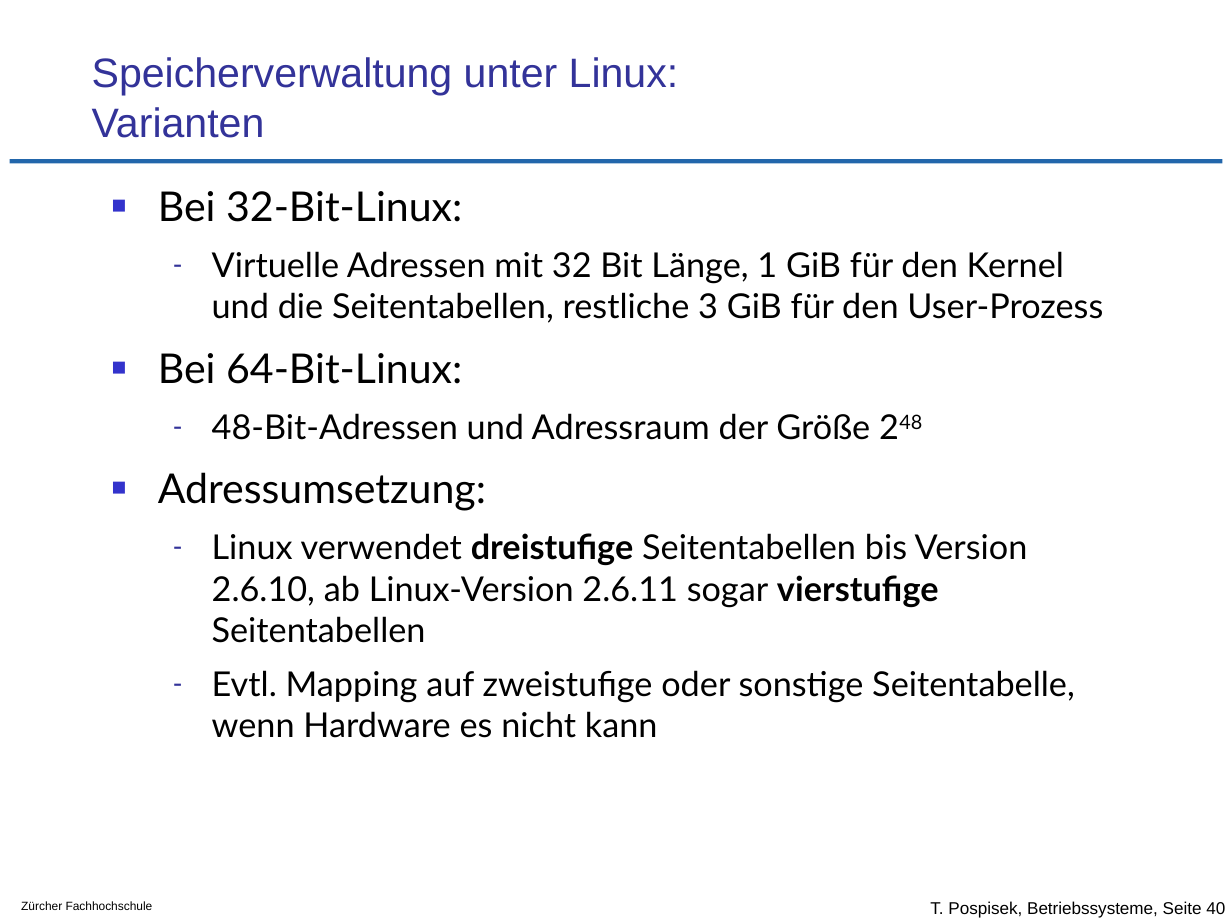
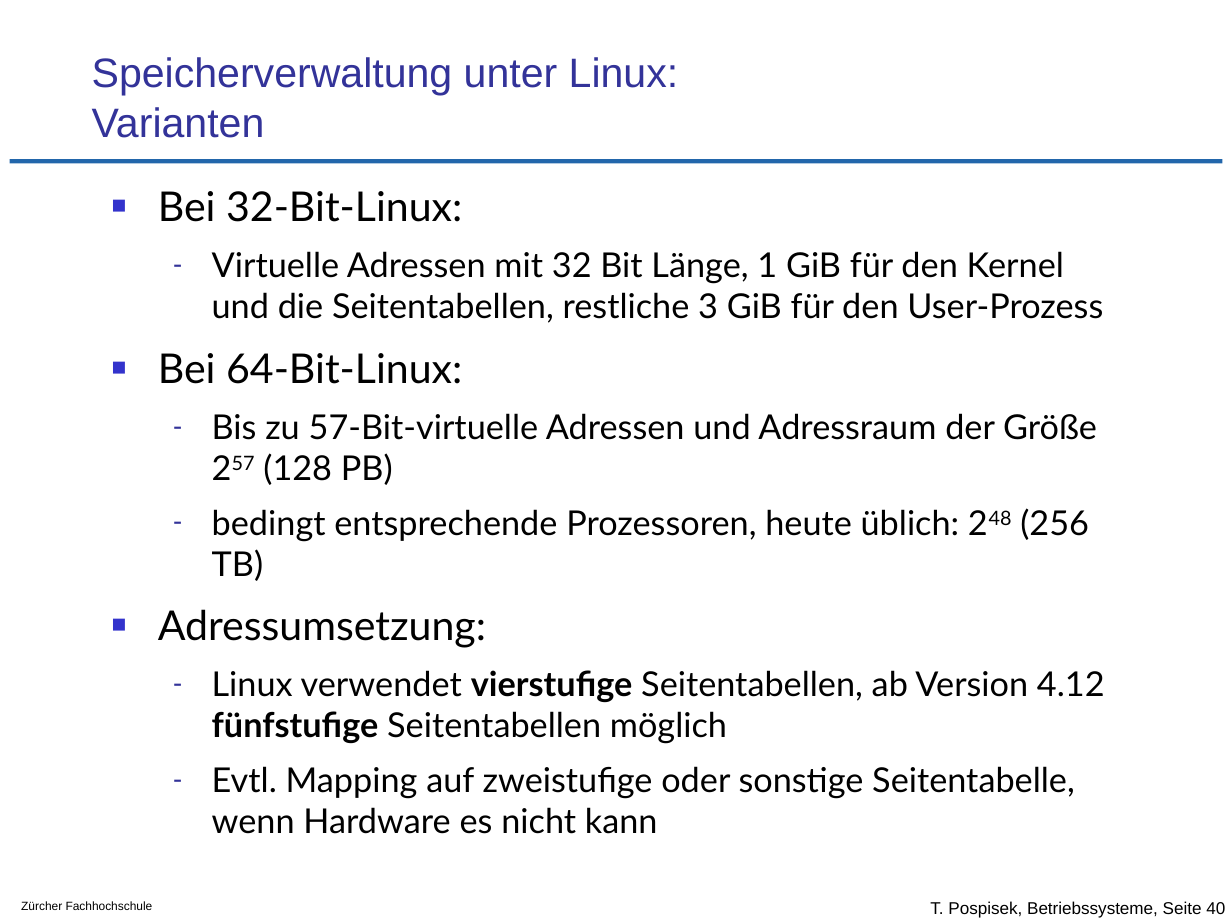
Before and after one commit to tpo/betriebssysteme, a slide deck: slide 40 of 11_Speicherverwaltung_Strategien.odp. Drawn at 1232x924 pixels with LibreOffice and Linux fonts; fonts in the diff are those of the drawing; background and template pictures are left out. Boxes give left, top, right and bottom in pixels: in the first picture for what was removed or moved away, otherwise in the second. Text is boxed around its words. In the diff, an @@ line names an element or a change of style, - is before the commit and + after.

Commit message:
an heute Page Table Tiefen angepasst

```diff
--- a/11_Speicherverwaltung_Strategien.odp
+++ b/11_Speicherverwaltung_Strategien.odp
@@ text at (212, 413, 1097, 581): text changed @@
-  – 48-Bit-Adressen und Adressraum der Größe 248
+  – Bis zu 57-Bit-virtuelle Adressen und Adressraum der Größe 257 (128 PB)
+  – bedingt entsprechende Prozessoren, heute üblich: 248 (256 TB)
@@ text at (212, 670, 1105, 744): text changed @@
-  – Linux verwendet dreistufige Seitentabellen bis Version 2.6.10, ab Linux-Version 2.6.11 sogar vierstufige Seitentabellen
+  – Linux verwendet vierstufige Seitentabellen, ab Version 4.12 fünfstufige Seitentabellen möglich
```
Also in this commit, not shown: 1 other file.
